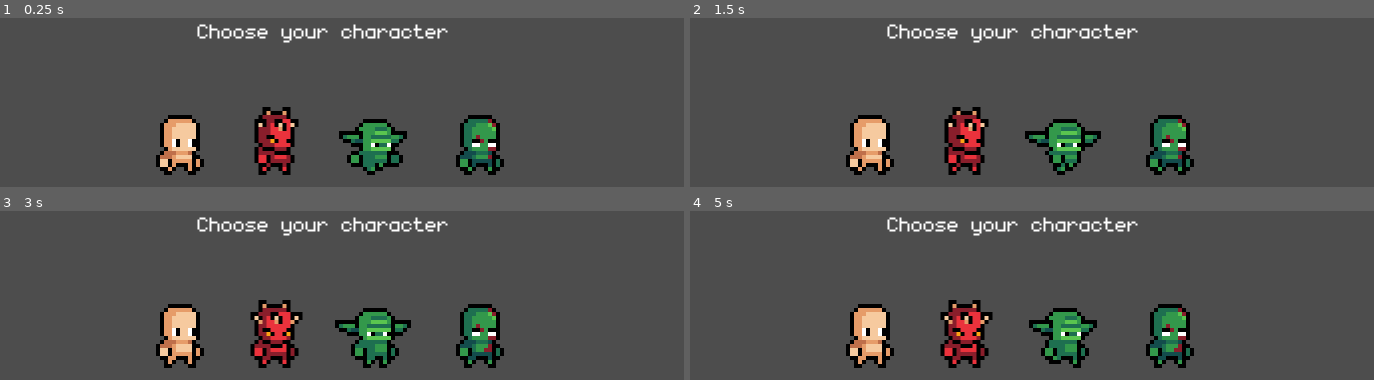
Above: before the commit, frames 1-4 (two rows, left to right).
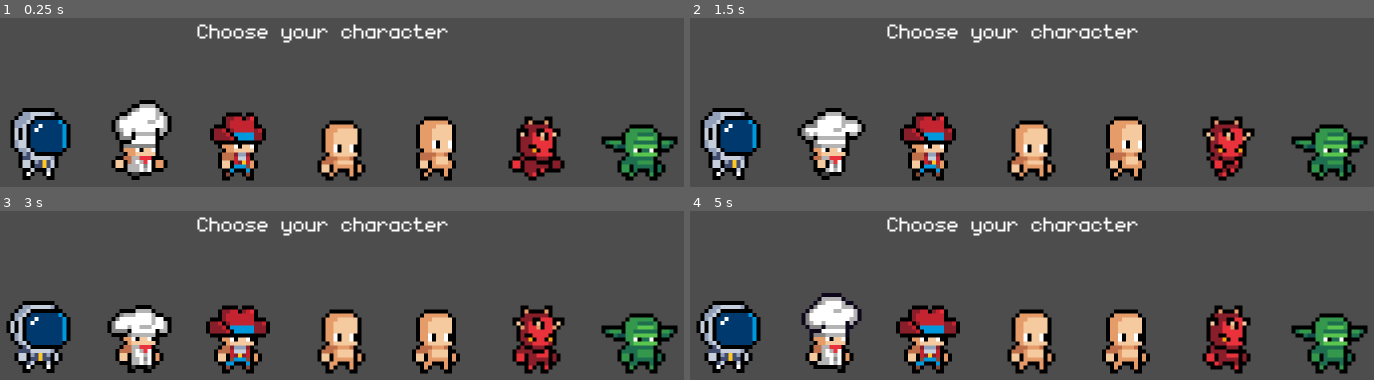
Above: after the commit, the same moments.

Repository: robcmills/godot-paintball
Game: Godot game, scene res://scenes/character_customizer.tscn
Same seed, same stepped clock (60 frames per second), same inputs: the game is played once before the commit and once after it. This scene is started directly instead of the project's main scene.
Inputs:
- Up to frame 1 (0.25 s): no input
- Up to frame 2 (1.5 s): tap Shift (run) at 0.6, 1.35 s
- Up to frame 3 (3 s): tap Shift (run) at 2.1, 2.85 s
- Up to frame 4 (5 s): tap Shift (run) at 3.6, 4.35 s

The runs differ from the first frame. In frame 1, 23% of the frame differs, in the area x 1-100%, y 48-97%; in frame 2, 23%; in frame 3, 24%; in frame 4, 24%, in the area x 0-100%, y 48-97%.

Commit message:
Add deer preset

Diff:
--- a/scenes/character_customizer.tscn
+++ b/scenes/character_customizer.tscn
@@ -17,27 +17,42 @@
 grow_vertical = 2
 script = ExtResource("1_oyich")
 
+[node name="Astronaut" parent="." instance=ExtResource("1_pwtk7")]
+position = Vector2(231, 446)
+scale = Vector2(8, 8)
+characterPreset = 0
+
+[node name="Chef" parent="." instance=ExtResource("1_pwtk7")]
+position = Vector2(433, 446)
+scale = Vector2(8, 8)
+animation = 3
+characterPreset = 1
+
+[node name="Cowboy" parent="." instance=ExtResource("1_pwtk7")]
+position = Vector2(630, 447)
+scale = Vector2(8, 8)
+characterPreset = 2
+
 [node name="Human" parent="." instance=ExtResource("1_pwtk7")]
-position = Vector2(514, 436)
+position = Vector2(837, 447)
 scale = Vector2(8, 8)
 animation = 2
 
 [node name="Maul" parent="." instance=ExtResource("1_pwtk7")]
-position = Vector2(703, 436)
+position = Vector2(1026, 447)
 scale = Vector2(8, 8)
-characterPreset = 1
 
 [node name="Yoda" parent="." instance=ExtResource("1_pwtk7")]
-position = Vector2(904, 436)
+position = Vector2(1227, 447)
 scale = Vector2(8, 8)
 animation = 3
-characterPreset = 2
+characterPreset = 5
 
 [node name="Zombie" parent="." instance=ExtResource("1_pwtk7")]
-position = Vector2(1114, 436)
+position = Vector2(1437, 447)
 scale = Vector2(8, 8)
 animation = 2
-characterPreset = 3
+characterPreset = 6
 
 [node name="Label" type="Label" parent="."]
 layout_mode = 1
--- a/scenes/hippo_player.tscn
+++ b/scenes/hippo_player.tscn
@@ -19,7 +19,6 @@
 [ext_resource type="Texture2D" uid="uid://rgrpbmaa2tpo" path="res://assets/Hippo/Armor/Cowboy.png" id="9_3x5cn"]
 [ext_resource type="Texture2D" uid="uid://bw4ewn458apqp" path="res://assets/Hippo/Head/ZombieA.png" id="9_od6k5"]
 [ext_resource type="Texture2D" uid="uid://d0l87pigaylbt" path="res://assets/Hippo/Firearm/Bolt.png" id="10_cndct"]
-[ext_resource type="Texture2D" uid="uid://bvmtbfrb6rxef" path="res://assets/Hippo/Armor/Death.png" id="10_muh86"]
 [ext_resource type="Texture2D" uid="uid://dkeicj7m46xxx" path="res://assets/Hippo/Armor/DeerCostume.png" id="11_c1u3s"]
 [ext_resource type="Texture2D" uid="uid://bi1mrdv11da2f" path="res://assets/Hippo/Eyes/Duda.png" id="12_eift5"]
 [ext_resource type="Texture2D" uid="uid://45s1xyxu3pwl" path="res://assets/Hippo/Armor/Duda.png" id="12_tdbc4"]
@@ -54,6 +53,7 @@
 [ext_resource type="Texture2D" uid="uid://cvbpowwjxmq75" path="res://assets/Hippo/Arms/DudeMaul.png" id="46_tvom7"]
 [ext_resource type="Texture2D" uid="uid://mbmwhj4p6pgf" path="res://assets/Hippo/Arms/Duda.png" id="47_m7xou"]
 [ext_resource type="Texture2D" uid="uid://b16v7yew08nj7" path="res://assets/Hippo/Hair/Hair10.png" id="47_mv771"]
+[ext_resource type="Texture2D" uid="uid://doml112meo6ti" path="res://assets/Hippo/Bracers/Astronaut.png" id="47_n757h"]
 [ext_resource type="Texture2D" uid="uid://bhr45en5gbnex" path="res://assets/Hippo/Hair/Hair11.png" id="48_0w3tn"]
 [ext_resource type="Texture2D" uid="uid://xshthw1rjjs1" path="res://assets/Hippo/Arms/ZombieA.png" id="48_nfnuh"]
 [ext_resource type="Texture2D" uid="uid://dp704k3jajk6t" path="res://assets/Hippo/Hair/Hair1.png" id="49_3sw1p"]
@@ -73,7 +73,6 @@
 [ext_resource type="Texture2D" uid="uid://bxan6m8eafoh6" path="res://assets/Hippo/Helmet/Astronaut.png" id="64_7wqw3"]
 [ext_resource type="Texture2D" uid="uid://be5sbcexiauib" path="res://assets/Hippo/Helmet/Chief [ShowEars].png" id="65_grsx6"]
 [ext_resource type="Texture2D" uid="uid://cfkcffb6q63wd" path="res://assets/Hippo/Helmet/Cowboy.png" id="66_dnrnw"]
-[ext_resource type="Texture2D" uid="uid://bw8ldfuw6868m" path="res://assets/Hippo/Helmet/DeathHood.png" id="67_tp1jw"]
 [ext_resource type="Texture2D" uid="uid://uny27hgbwprf" path="res://assets/Hippo/Helmet/DeerHorns [ShowEars].png" id="68_b7ipi"]
 [ext_resource type="Texture2D" uid="uid://cfq71bgjmh0jh" path="res://assets/Hippo/Helmet/GasMask1.png" id="69_dx6p3"]
 [ext_resource type="Texture2D" uid="uid://cfaadn3dg55t3" path="res://assets/Hippo/Helmet/GasMask2.png" id="70_6k0kt"]
@@ -292,7 +291,7 @@
 }],
 "loop": true,
 "name": &"Human_idle",
-"speed": 2.0
+"speed": 5.0
 }, {
 "frames": [{
 "duration": 1.0,
@@ -673,46 +672,6 @@
 atlas = ExtResource("9_3x5cn")
 region = Rect2(192, 192, 64, 64)
 
-[sub_resource type="AtlasTexture" id="AtlasTexture_s42a0"]
-atlas = ExtResource("10_muh86")
-region = Rect2(0, 320, 64, 64)
-
-[sub_resource type="AtlasTexture" id="AtlasTexture_ooenx"]
-atlas = ExtResource("10_muh86")
-region = Rect2(64, 320, 64, 64)
-
-[sub_resource type="AtlasTexture" id="AtlasTexture_fi0xi"]
-atlas = ExtResource("10_muh86")
-region = Rect2(0, 64, 64, 64)
-
-[sub_resource type="AtlasTexture" id="AtlasTexture_ialx1"]
-atlas = ExtResource("10_muh86")
-region = Rect2(64, 64, 64, 64)
-
-[sub_resource type="AtlasTexture" id="AtlasTexture_3cs4t"]
-atlas = ExtResource("10_muh86")
-region = Rect2(0, 128, 64, 64)
-
-[sub_resource type="AtlasTexture" id="AtlasTexture_q3oqd"]
-atlas = ExtResource("10_muh86")
-region = Rect2(64, 128, 64, 64)
-
-[sub_resource type="AtlasTexture" id="AtlasTexture_3yvry"]
-atlas = ExtResource("10_muh86")
-region = Rect2(0, 192, 64, 64)
-
-[sub_resource type="AtlasTexture" id="AtlasTexture_0sjer"]
-atlas = ExtResource("10_muh86")
-region = Rect2(64, 192, 64, 64)
-
-[sub_resource type="AtlasTexture" id="AtlasTexture_xs2fk"]
-atlas = ExtResource("10_muh86")
-region = Rect2(128, 192, 64, 64)
-
-[sub_resource type="AtlasTexture" id="AtlasTexture_8clcd"]
-atlas = ExtResource("10_muh86")
-region = Rect2(192, 192, 64, 64)
-
 [sub_resource type="AtlasTexture" id="AtlasTexture_6yrbk"]
 atlas = ExtResource("11_c1u3s")
 region = Rect2(0, 320, 64, 64)
@@ -2007,56 +1966,6 @@
 }, {
 "frames": [{
 "duration": 1.0,
-"texture": SubResource("AtlasTexture_s42a0")
-}, {
-"duration": 1.0,
-"texture": SubResource("AtlasTexture_ooenx")
-}],
-"loop": true,
-"name": &"Darth_climb",
-"speed": 5.0
-}, {
-"frames": [{
-"duration": 1.0,
-"texture": SubResource("AtlasTexture_fi0xi")
-}, {
-"duration": 1.0,
-"texture": SubResource("AtlasTexture_ialx1")
-}],
-"loop": true,
-"name": &"Darth_idle",
-"speed": 5.0
-}, {
-"frames": [{
-"duration": 1.0,
-"texture": SubResource("AtlasTexture_3cs4t")
-}, {
-"duration": 1.0,
-"texture": SubResource("AtlasTexture_q3oqd")
-}],
-"loop": true,
-"name": &"Darth_ready",
-"speed": 5.0
-}, {
-"frames": [{
-"duration": 1.0,
-"texture": SubResource("AtlasTexture_3yvry")
-}, {
-"duration": 1.0,
-"texture": SubResource("AtlasTexture_0sjer")
-}, {
-"duration": 1.0,
-"texture": SubResource("AtlasTexture_xs2fk")
-}, {
-"duration": 1.0,
-"texture": SubResource("AtlasTexture_8clcd")
-}],
-"loop": true,
-"name": &"Darth_run",
-"speed": 5.0
-}, {
-"frames": [{
-"duration": 1.0,
 "texture": SubResource("AtlasTexture_6yrbk")
 }, {
 "duration": 1.0,
@@ -3538,7 +3447,7 @@
 }],
 "loop": true,
 "name": &"Human_idle",
-"speed": 2.0
+"speed": 5.0
 }, {
 "frames": [{
 "duration": 1.0,
@@ -3994,7 +3903,7 @@
 }],
 "loop": true,
 "name": &"Human_idle",
-"speed": 2.0
+"speed": 5.0
 }, {
 "frames": [{
 "duration": 1.0,
@@ -4174,6 +4083,46 @@
 "name": &"Zombie_run",
 "speed": 5.0
 }]
+
+[sub_resource type="AtlasTexture" id="AtlasTexture_orjvo"]
+atlas = ExtResource("47_n757h")
+region = Rect2(0, 320, 64, 64)
+
+[sub_resource type="AtlasTexture" id="AtlasTexture_73043"]
+atlas = ExtResource("47_n757h")
+region = Rect2(64, 320, 64, 64)
+
+[sub_resource type="AtlasTexture" id="AtlasTexture_h2ehd"]
+atlas = ExtResource("47_n757h")
+region = Rect2(0, 64, 64, 64)
+
+[sub_resource type="AtlasTexture" id="AtlasTexture_frm5x"]
+atlas = ExtResource("47_n757h")
+region = Rect2(64, 64, 64, 64)
+
+[sub_resource type="AtlasTexture" id="AtlasTexture_1n6sd"]
+atlas = ExtResource("47_n757h")
+region = Rect2(0, 128, 64, 64)
+
+[sub_resource type="AtlasTexture" id="AtlasTexture_jann7"]
+atlas = ExtResource("47_n757h")
+region = Rect2(64, 128, 64, 64)
+
+[sub_resource type="AtlasTexture" id="AtlasTexture_kbr86"]
+atlas = ExtResource("47_n757h")
+region = Rect2(0, 192, 64, 64)
+
+[sub_resource type="AtlasTexture" id="AtlasTexture_5kvc3"]
+atlas = ExtResource("47_n757h")
+region = Rect2(64, 192, 64, 64)
+
+[sub_resource type="AtlasTexture" id="AtlasTexture_yu33y"]
+atlas = ExtResource("47_n757h")
+region = Rect2(128, 192, 64, 64)
+
+[sub_resource type="AtlasTexture" id="AtlasTexture_vybcx"]
+atlas = ExtResource("47_n757h")
+region = Rect2(192, 192, 64, 64)
 
 [sub_resource type="AtlasTexture" id="AtlasTexture_nck1q"]
 atlas = ExtResource("5_8w1do")
@@ -4339,6 +4288,56 @@
 animations = [{
 "frames": [{
 "duration": 1.0,
+"texture": SubResource("AtlasTexture_orjvo")
+}, {
+"duration": 1.0,
+"texture": SubResource("AtlasTexture_73043")
+}],
+"loop": true,
+"name": &"Astronaut_climb",
+"speed": 5.0
+}, {
+"frames": [{
+"duration": 1.0,
+"texture": SubResource("AtlasTexture_h2ehd")
+}, {
+"duration": 1.0,
+"texture": SubResource("AtlasTexture_frm5x")
+}],
+"loop": true,
+"name": &"Astronaut_idle",
+"speed": 5.0
+}, {
+"frames": [{
+"duration": 1.0,
+"texture": SubResource("AtlasTexture_1n6sd")
+}, {
+"duration": 1.0,
+"texture": SubResource("AtlasTexture_jann7")
+}],
+"loop": true,
+"name": &"Astronaut_ready",
+"speed": 5.0
+}, {
+"frames": [{
+"duration": 1.0,
+"texture": SubResource("AtlasTexture_kbr86")
+}, {
+"duration": 1.0,
+"texture": SubResource("AtlasTexture_5kvc3")
+}, {
+"duration": 1.0,
+"texture": SubResource("AtlasTexture_yu33y")
+}, {
+"duration": 1.0,
+"texture": SubResource("AtlasTexture_vybcx")
+}],
+"loop": true,
+"name": &"Astronaut_run",
+"speed": 5.0
+}, {
+"frames": [{
+"duration": 1.0,
 "texture": SubResource("AtlasTexture_nck1q")
 }, {
 "duration": 1.0,
@@ -4357,7 +4356,7 @@
 }],
 "loop": true,
 "name": &"Human_idle",
-"speed": 2.0
+"speed": 5.0
 }, {
 "frames": [{
 "duration": 1.0,
@@ -6231,46 +6230,6 @@
 atlas = ExtResource("66_dnrnw")
 region = Rect2(192, 192, 64, 64)
 
-[sub_resource type="AtlasTexture" id="AtlasTexture_4qc8x"]
-atlas = ExtResource("67_tp1jw")
-region = Rect2(0, 320, 64, 64)
-
-[sub_resource type="AtlasTexture" id="AtlasTexture_lray4"]
-atlas = ExtResource("67_tp1jw")
-region = Rect2(64, 320, 64, 64)
-
-[sub_resource type="AtlasTexture" id="AtlasTexture_41wgw"]
-atlas = ExtResource("67_tp1jw")
-region = Rect2(0, 64, 64, 64)
-
-[sub_resource type="AtlasTexture" id="AtlasTexture_qvvj7"]
-atlas = ExtResource("67_tp1jw")
-region = Rect2(64, 64, 64, 64)
-
-[sub_resource type="AtlasTexture" id="AtlasTexture_ibh3s"]
-atlas = ExtResource("67_tp1jw")
-region = Rect2(0, 128, 64, 64)
-
-[sub_resource type="AtlasTexture" id="AtlasTexture_g7gpo"]
-atlas = ExtResource("67_tp1jw")
-region = Rect2(64, 128, 64, 64)
-
-[sub_resource type="AtlasTexture" id="AtlasTexture_hlpkt"]
-atlas = ExtResource("67_tp1jw")
-region = Rect2(0, 192, 64, 64)
-
-[sub_resource type="AtlasTexture" id="AtlasTexture_juefy"]
-atlas = ExtResource("67_tp1jw")
-region = Rect2(64, 192, 64, 64)
-
-[sub_resource type="AtlasTexture" id="AtlasTexture_fsann"]
-atlas = ExtResource("67_tp1jw")
-region = Rect2(128, 192, 64, 64)
-
-[sub_resource type="AtlasTexture" id="AtlasTexture_hvplw"]
-atlas = ExtResource("67_tp1jw")
-region = Rect2(192, 192, 64, 64)
-
 [sub_resource type="AtlasTexture" id="AtlasTexture_2m1xc"]
 atlas = ExtResource("68_b7ipi")
 region = Rect2(0, 320, 64, 64)
@@ -7431,56 +7390,6 @@
 }],
 "loop": true,
 "name": &"Cowboy_run",
-"speed": 5.0
-}, {
-"frames": [{
-"duration": 1.0,
-"texture": SubResource("AtlasTexture_4qc8x")
-}, {
-"duration": 1.0,
-"texture": SubResource("AtlasTexture_lray4")
-}],
-"loop": true,
-"name": &"DeathHood_climb",
-"speed": 5.0
-}, {
-"frames": [{
-"duration": 1.0,
-"texture": SubResource("AtlasTexture_41wgw")
-}, {
-"duration": 1.0,
-"texture": SubResource("AtlasTexture_qvvj7")
-}],
-"loop": true,
-"name": &"DeathHood_idle",
-"speed": 5.0
-}, {
-"frames": [{
-"duration": 1.0,
-"texture": SubResource("AtlasTexture_ibh3s")
-}, {
-"duration": 1.0,
-"texture": SubResource("AtlasTexture_g7gpo")
-}],
-"loop": true,
-"name": &"DeathHood_ready",
-"speed": 5.0
-}, {
-"frames": [{
-"duration": 1.0,
-"texture": SubResource("AtlasTexture_hlpkt")
-}, {
-"duration": 1.0,
-"texture": SubResource("AtlasTexture_juefy")
-}, {
-"duration": 1.0,
-"texture": SubResource("AtlasTexture_fsann")
-}, {
-"duration": 1.0,
-"texture": SubResource("AtlasTexture_hvplw")
-}],
-"loop": true,
-"name": &"DeathHood_run",
 "speed": 5.0
 }, {
 "frames": [{
@@ -9590,18 +9499,17 @@
 [node name="Body" type="AnimatedSprite2D" parent="CompositeSprite"]
 y_sort_enabled = true
 sprite_frames = SubResource("SpriteFrames_d5iwh")
-animation = &"Human_idle"
+animation = &"Human_ready"
 
 [node name="Armor" type="AnimatedSprite2D" parent="CompositeSprite"]
-visible = false
 y_sort_enabled = true
 sprite_frames = SubResource("SpriteFrames_5yi5j")
-animation = &"Santa_idle"
+animation = &"Deer_idle"
 
 [node name="Head" type="AnimatedSprite2D" parent="CompositeSprite"]
 y_sort_enabled = true
 sprite_frames = SubResource("SpriteFrames_dssy5")
-animation = &"Human_idle"
+animation = &"Human_ready"
 
 [node name="Ears" type="AnimatedSprite2D" parent="CompositeSprite"]
 visible = false
@@ -9625,10 +9533,9 @@
 animation = &"Rambo_run"
 
 [node name="Helmet" type="AnimatedSprite2D" parent="CompositeSprite"]
-visible = false
 y_sort_enabled = true
 sprite_frames = SubResource("SpriteFrames_nm5in")
-animation = &"Soldier_idle"
+animation = &"Deer_idle"
 
 [node name="Mask" type="AnimatedSprite2D" parent="CompositeSprite"]
 visible = false
--- a/scenes/player.gd
+++ b/scenes/player.gd
@@ -1,10 +1,12 @@
 extends CharacterBody2D
 
+@onready var armorSprite: AnimatedSprite2D = $CompositeSprite/Armor
 @onready var armsSprite: AnimatedSprite2D = $CompositeSprite/Arms
 @onready var bodySprite: AnimatedSprite2D = $CompositeSprite/Body
 @onready var earsSprite: AnimatedSprite2D = $CompositeSprite/Ears
 @onready var eyesSprite: AnimatedSprite2D = $CompositeSprite/Eyes
 @onready var headSprite: AnimatedSprite2D = $CompositeSprite/Head
+@onready var helmetSprite: AnimatedSprite2D = $CompositeSprite/Helmet
 
 enum PlayerAnimation { CLIMB, IDLE, READY, RUN }
 @export var animation := PlayerAnimation.IDLE
@@ -18,23 +20,28 @@
 	}
 	return ANIMATION_STRINGS[playerAnimation]
 
-enum CharacterPreset { HUMAN, MAUL, YODA, ZOMBIE }
+enum CharacterPreset { ASTRONAUT, CHEF, COWBOY, DEER, HUMAN, MAUL, YODA, ZOMBIE }
 @export var characterPreset := CharacterPreset.HUMAN
+
+const helmetPresets = [
+	CharacterPreset.ASTRONAUT,
+	CharacterPreset.CHEF,
+	CharacterPreset.COWBOY,
+	CharacterPreset.DEER,
+]
 
 func getCharacterPresetString(preset: CharacterPreset):
 	const PRESET_STRINGS = {
+		CharacterPreset.ASTRONAUT: "Astronaut",
+		CharacterPreset.CHEF: "Chef",
+		CharacterPreset.COWBOY: "Cowboy",
+		CharacterPreset.DEER: "Deer",
 		CharacterPreset.HUMAN: "Human",
 		CharacterPreset.MAUL: "Maul",
 		CharacterPreset.YODA: "Yoda",
 		CharacterPreset.ZOMBIE: "Zombie",
 	}
 	return PRESET_STRINGS[preset]
-
-enum BodyType { HUMAN, MAUL, YODA, ZOMBIE }
-var body := BodyType.HUMAN
-
-enum HeadType { HUMAN, MAUL, YODA, ZOMBIE }
-var head := HeadType.HUMAN
 
 func getSpriteAnimation():
 	return getCharacterPresetString(characterPreset) + "_" + getPlayerAnimationString(animation)
@@ -48,6 +55,16 @@
 
 	if characterPreset == CharacterPreset.YODA:
 		earsSprite.play(spriteAnimation)
+	elif characterPreset in helmetPresets:
+		var humanAnimation = "Human_" + getPlayerAnimationString(animation)
+		if characterPreset in [CharacterPreset.CHEF, CharacterPreset.COWBOY]:
+			armsSprite.play(humanAnimation)
+		bodySprite.play(humanAnimation)
+		eyesSprite.play(humanAnimation)
+		headSprite.play(humanAnimation)
+
+		armorSprite.play(spriteAnimation)
+		helmetSprite.play(spriteAnimation)
 
 func setCharacterPreset():
 	var spriteAnimation = getSpriteAnimation()
@@ -62,5 +79,22 @@
 	else:
 		earsSprite.visible = false
 
+	if characterPreset in helmetPresets:
+		var humanAnimation = "Human_" + getPlayerAnimationString(animation)
+		bodySprite.animation = humanAnimation
+		headSprite.animation = humanAnimation
+		eyesSprite.animation = humanAnimation
+		if characterPreset in [CharacterPreset.CHEF, CharacterPreset.COWBOY]:
+			armsSprite.animation = humanAnimation
+
+		armorSprite.animation = spriteAnimation
+		helmetSprite.animation = spriteAnimation
+		armorSprite.visible = true
+		helmetSprite.visible = true
+	else:
+		armorSprite.visible = false
+		helmetSprite.visible = false
+
+
 func _ready() -> void:
 	setCharacterPreset()
--- a/scripts/character_customizer.gd
+++ b/scripts/character_customizer.gd
@@ -1,5 +1,8 @@
 extends Control
 
+@onready var astronaut: CharacterBody2D = $Astronaut
+@onready var chef: CharacterBody2D = $Chef
+@onready var cowboy: CharacterBody2D = $Cowboy
 @onready var human: CharacterBody2D = $Human
 @onready var maul: CharacterBody2D = $Maul
 @onready var yoda: CharacterBody2D = $Yoda
@@ -7,6 +10,9 @@
 
 # Called when the node enters the scene tree for the first time.
 func _ready() -> void:
+	astronaut.playAnimation()
+	chef.playAnimation()
+	cowboy.playAnimation()
 	human.playAnimation()
 	maul.playAnimation()
 	yoda.playAnimation()
Binary file changed: assets/Hippo/Bracers/Astronaut.png
Binary file changed: assets/Hippo/Bracers/Chief.png
Not shown: 1 places in scenes/hippo_player.tscn that only renumber resources
